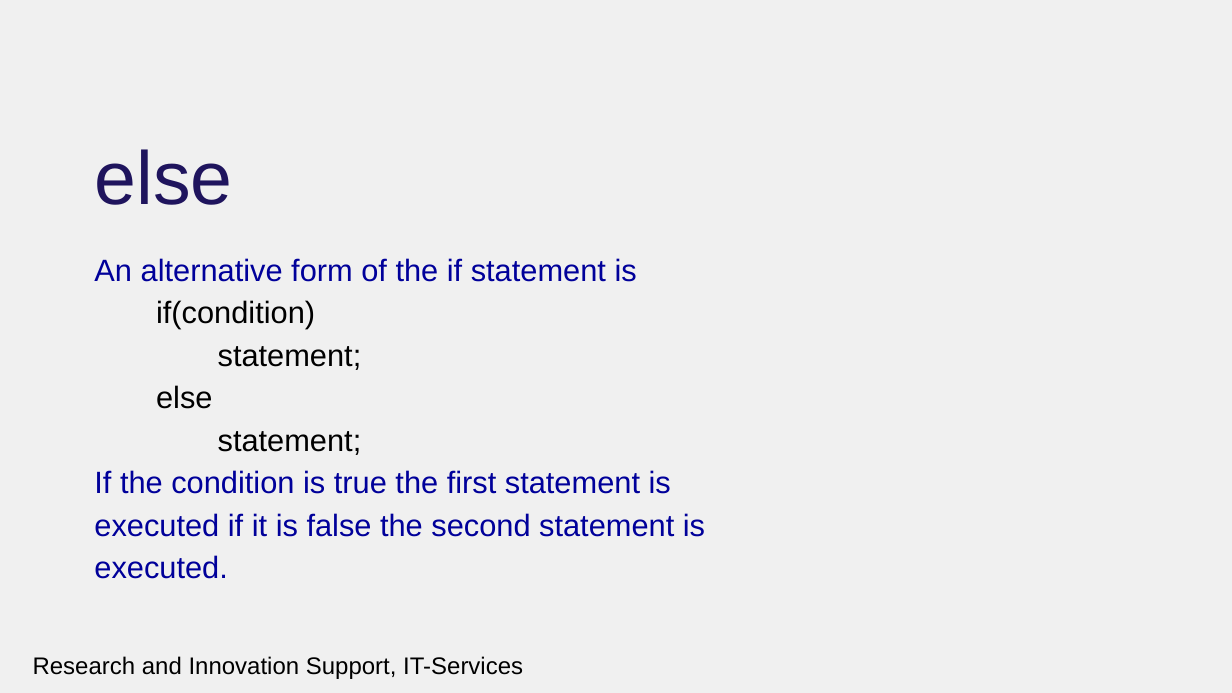
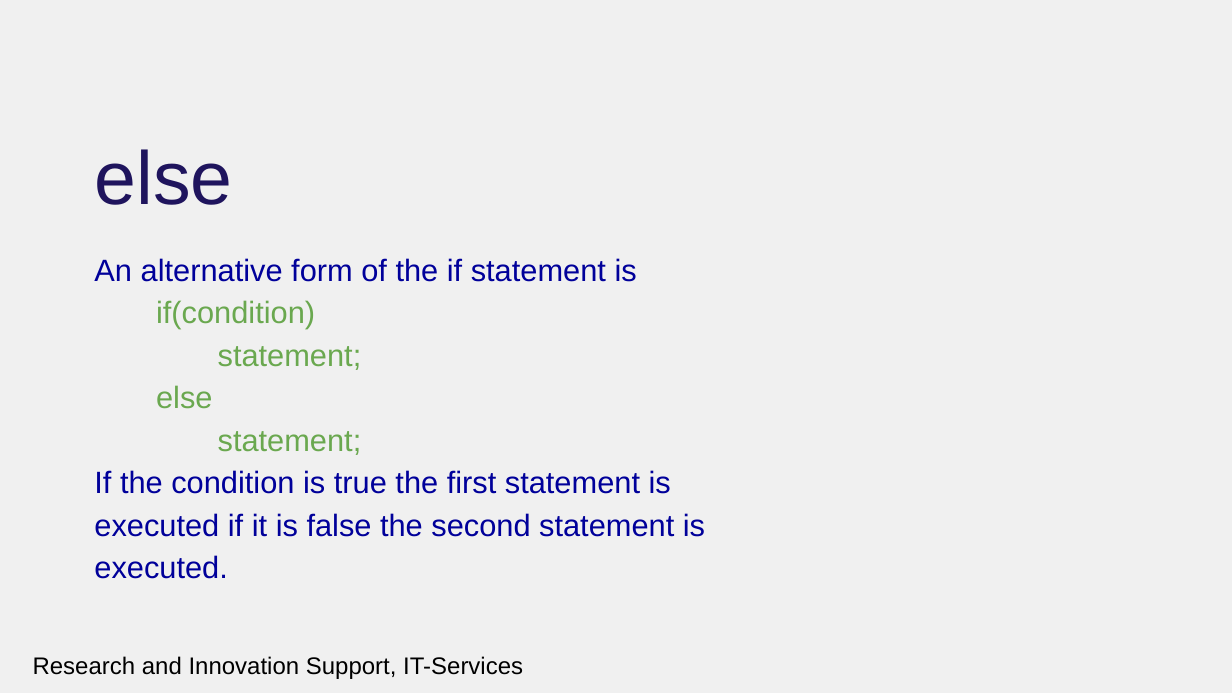
Before and after one commit to rcgsheffield/introc, a slide deck: slide 29 of archive/presentations/introtoc.pptx (slide 30 before the commit). Drawn at 1232x693 pixels with LibreOffice and Linux fonts; fonts in the diff are those of the drawing; background and template pictures are left out. Boxes give left, top, right and bottom in pixels: in the first picture for what was removed or moved away, otherwise in the second. Text is boxed around its words. In the diff, an @@ line names an element or a change of style, - is before the commit and + after.

```diff
--- a/archive/presentations/introtoc.pptx
+++ b/archive/presentations/introtoc.pptx
@@ text at box(156, 300, 362, 455): text colour #000000 to #6AA84F in "if(condition)", "statement;", "else", "statement;" @@
```
Also in this commit, not shown: 5 other slides changed, 1 slide removed, 31 other files.
